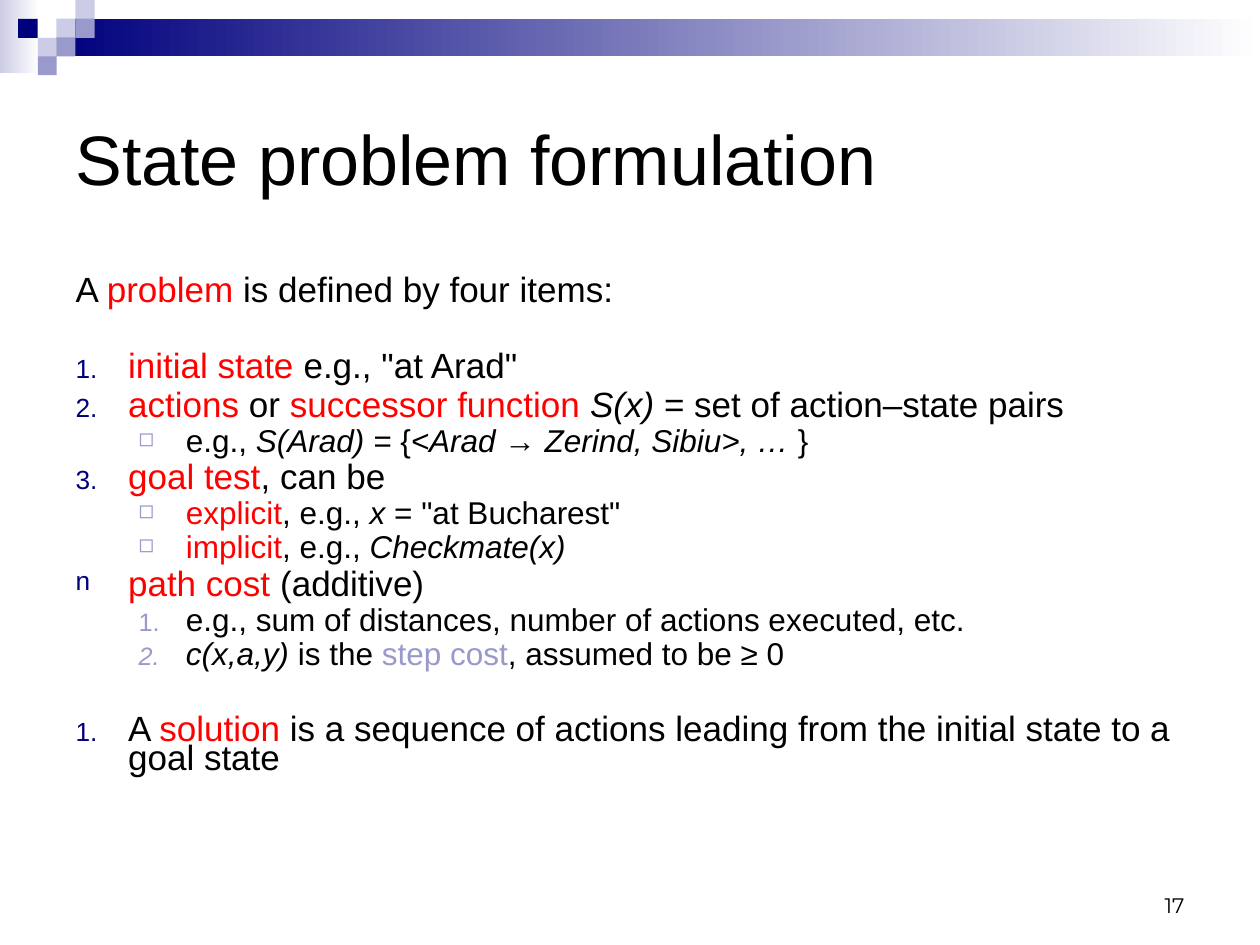
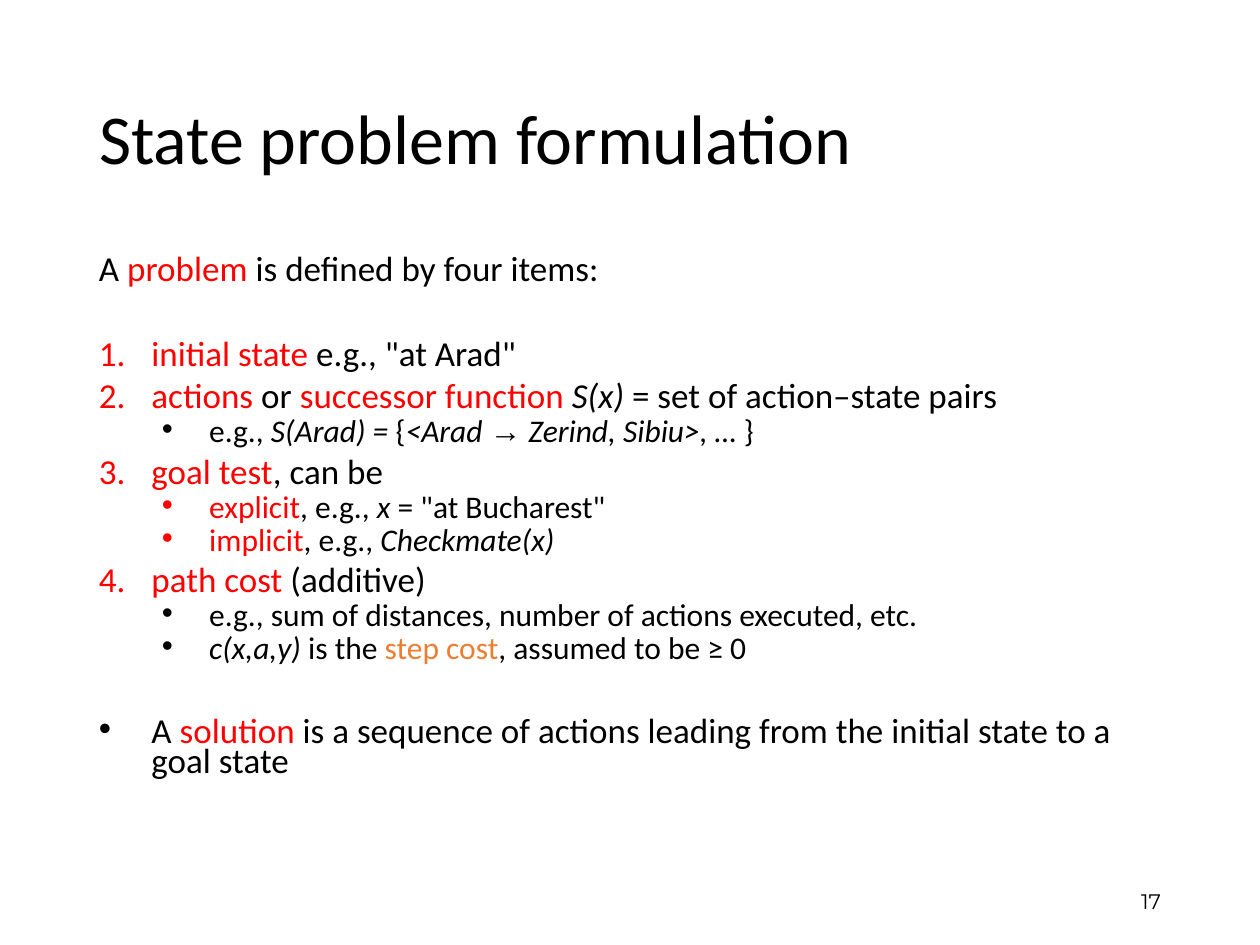
Before and after one commit to jayurbain/artificial-intelligence, a slide deck: slide 17 of slides/m3-search.ppt. Drawn at 1260x945 pixels with LibreOffice and Linux fonts; fonts in the diff are those of the drawing. Boxes give left, top, right and bottom in pixels: in the first picture for what was removed or moved away, otherwise in the second. Text is boxed around its words. In the diff, an @@ line names an element or a change of style, - is before the commit and + after.

```diff
--- a/slides/m3-search.ppt
+++ b/slides/m3-search.ppt
@@ group removed at [0,0,1260,76]: 9 rectangles @@
@@ title "State problem formulation": place and size @@
-title "State problem formulation" at [76,134,876,198]
+title "State problem formulation" at [99,115,851,176]
@@ title "State problem formulation" at [99,115,851,176]: font Arial to Calibri; line spacing 1 to 0.9 @@
@@ text "A problem is defined by ...": place and size @@
-text "A problem is defined by ..." at [76,276,1169,777]
+text "A problem is defined by ..." at [99,256,1111,779]
@@ text "A problem is defined by ..." at [99,256,1111,779]: font Arial to Calibri; text colour #9999CC to #ED7D31 in "step cost,"; more space between paragraphs; bullet colour #00007D to #FF0000; bullet ◻ to •; bullet colour #9999CC to #000000; bullet colour #9999CC to #FF0000; bullet n to 1.; bullet 1. to •; bullet colour #00007D to #000000 @@
@@ page number: place and size @@
-page number at [1165,898,1185,913]
+page number at [1141,894,1161,909]
@@ page number at [1141,894,1161,909]: vertical alignment bottom to middle @@
```
Also in this commit, not shown: 69 other slides changed, 5 other files.
